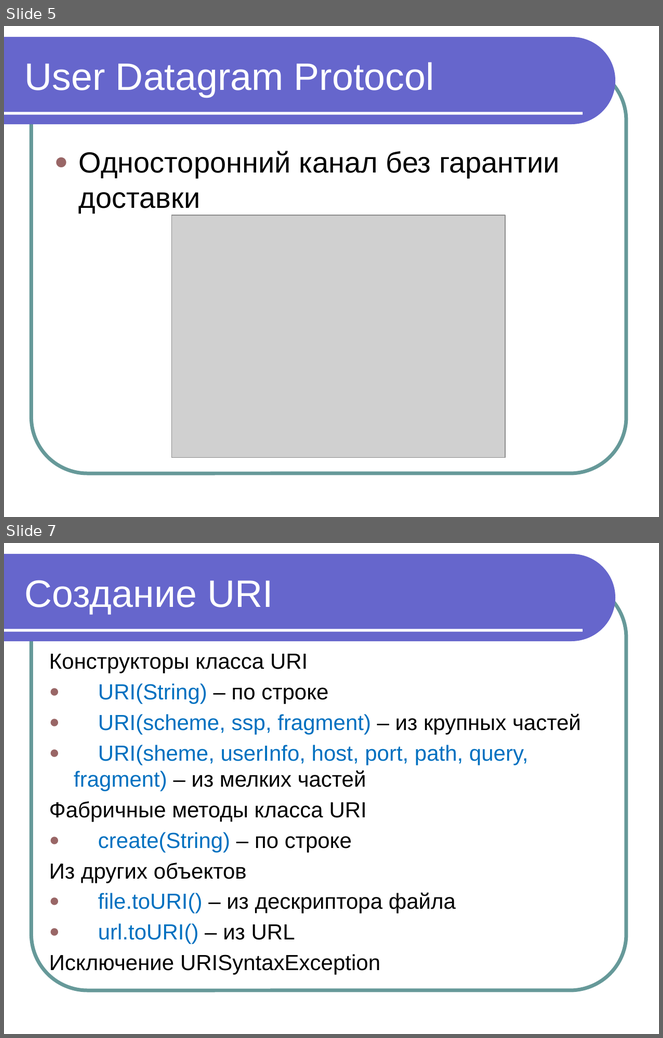
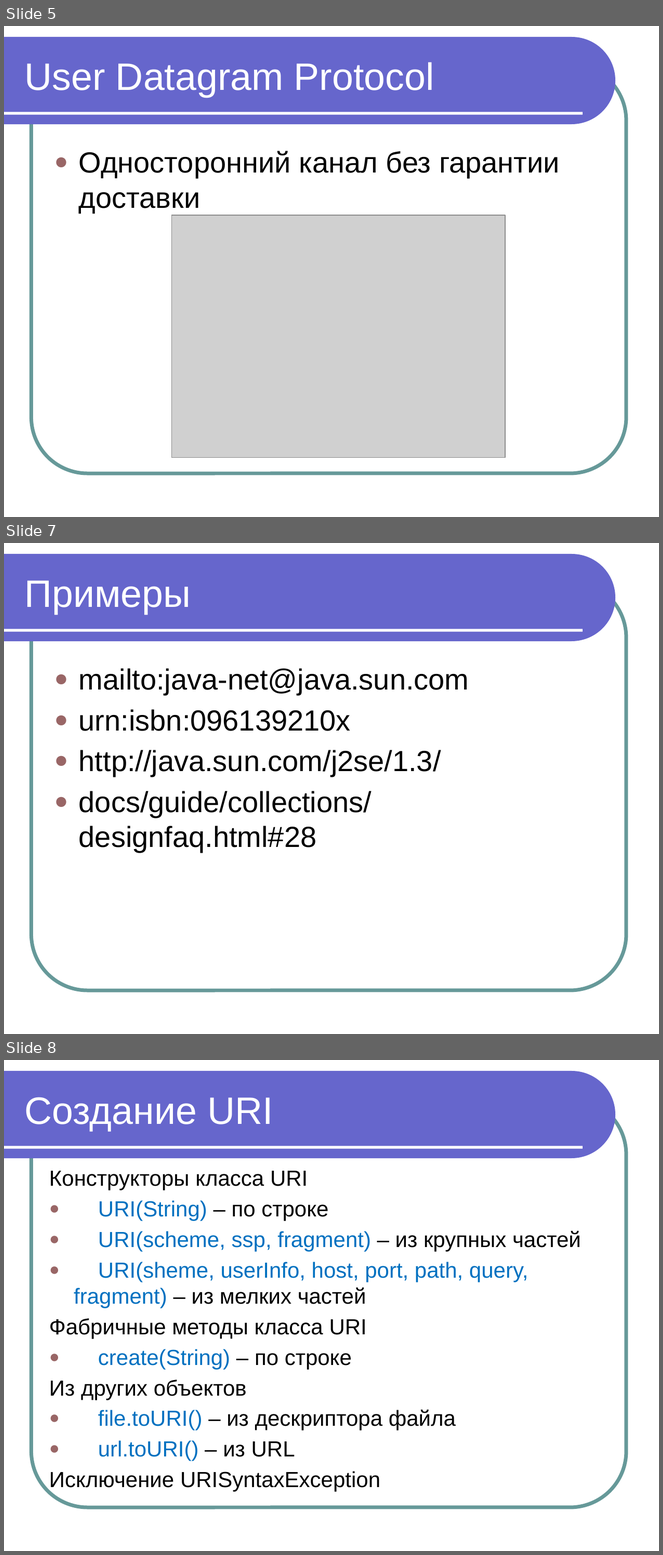
Before and after one commit to maxchv/JavaLessons, a slide deck: Lesson16/Network.pptx. Shown one above the other, each under a label of ours: slides 5 and 7 before the commit, slides 5, 7 and 8 after it; the slides between them are not shown. The pictures are 663x1038 and 663x1555 pixels, drawn with LibreOffice and Linux fonts; fonts in the diff are those of the drawing; grey boxes stand for pictures. Boxes give left, top, right and bottom in pixels: in the first picture for what was removed or moved away, otherwise in the second. Text is boxed around its words. In the diff, an @@ line names an element or a change of style, - is before the commit and + after.

Commit message:
Добавлены примеры и внесены правки в презентацию

```diff
--- a/Lesson16/Network.pptx
+++ b/Lesson16/Network.pptx
@@ slide 7 added at (4,543,659,1034), background #FFFFFF; not listed: 3 template elements that a slide beside it also shows @@
@@ title added at (24,580,191,614), 42 pt, text #FFFFFF @@
+Примеры
@@ text added at (79,668,469,853), 32 pt, text #000000 @@
+● mailto:java-net@java.sun.com
+● urn:isbn:096139210x
+● http://java.sun.com/j2se/1.3/
+● docs/guide/collections/designfaq.html#28
@@ what was slide 7 is now slide 8 @@
```
Also in this commit, not shown: 6 slides changed, 3 other files.
